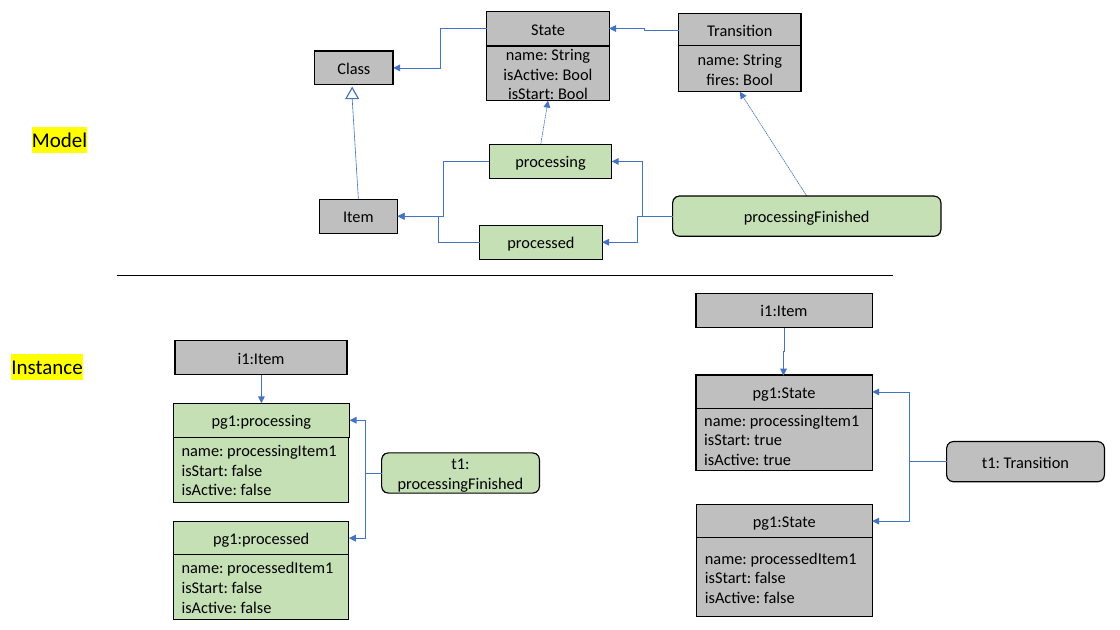
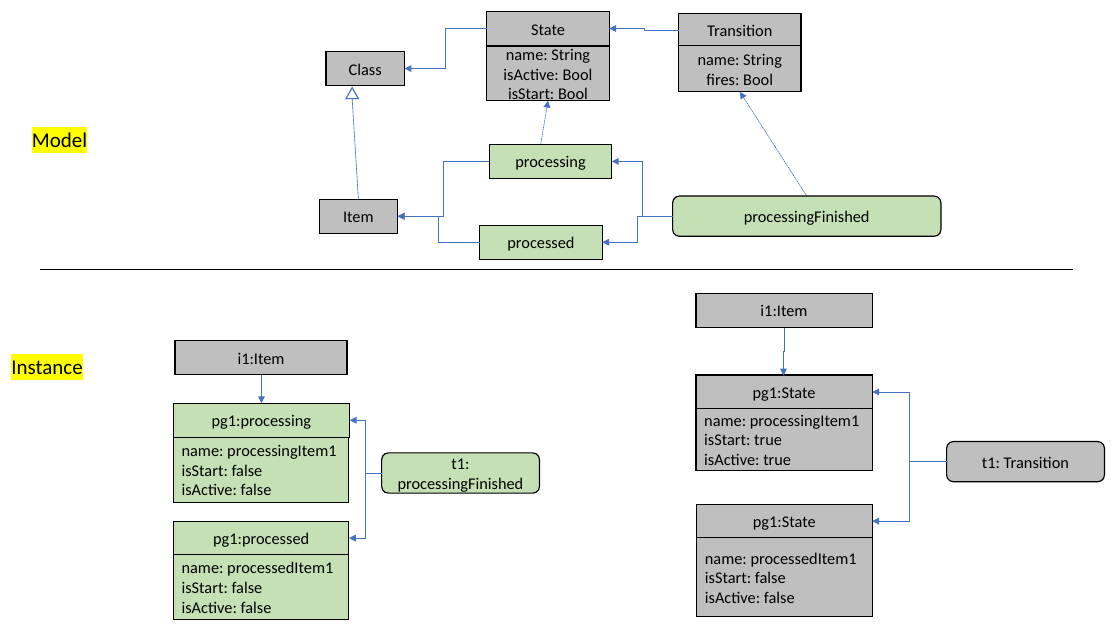
Before and after one commit to cdl-mint/at-journal, a slide deck: slide 11 of figures/2022_AT_Figures.pptx. Drawn at 1120x630 pixels with LibreOffice and Linux fonts; fonts in the diff are those of the drawing. Boxes give left, top, right and bottom in pixels: in the first picture for what was removed or moved away, otherwise in the second. Text is boxed around its words. In the diff, an @@ line names an element or a change of style, - is before the commit and + after.

```diff
--- a/figures/2022_AT_Figures.pptx
+++ b/figures/2022_AT_Figures.pptx
@@ elbow arrow moved from (487, 29) - (393, 68) to (487, 29) - (405, 69) @@
@@ rectangle "Class": place and size @@
-rectangle "Class" at bbox=[315, 51, 393, 85]
+rectangle "Class" at bbox=[326, 51, 404, 85]
@@ line moved from (117, 275) - (893, 275) to (40, 269) - (1074, 269) @@
```
Also in this commit, not shown: 2 other slides changed, 1 slide added.
